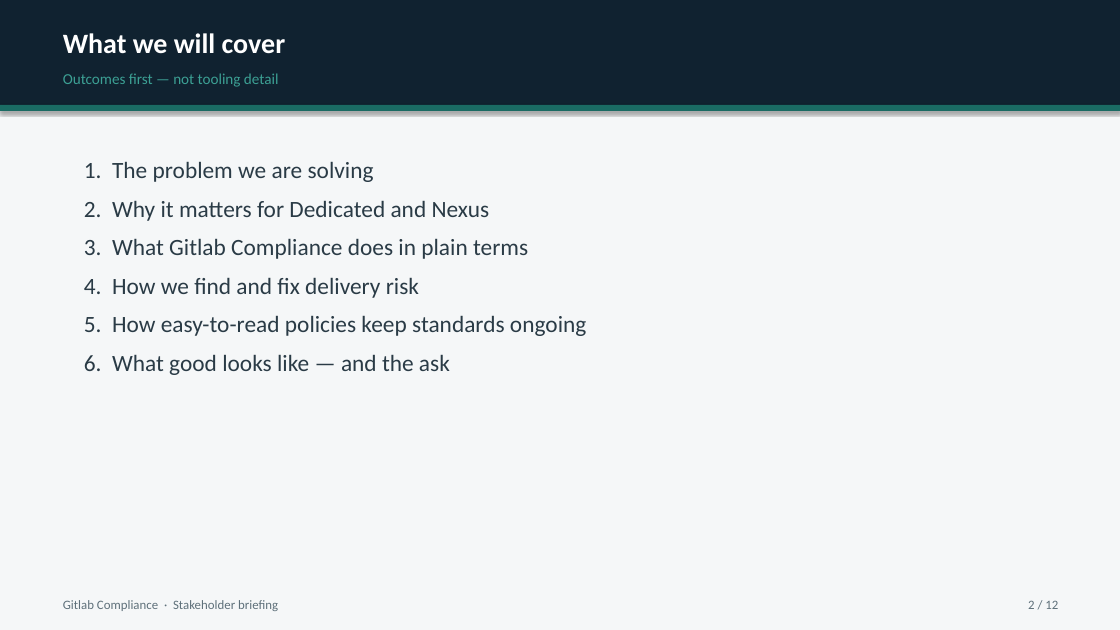
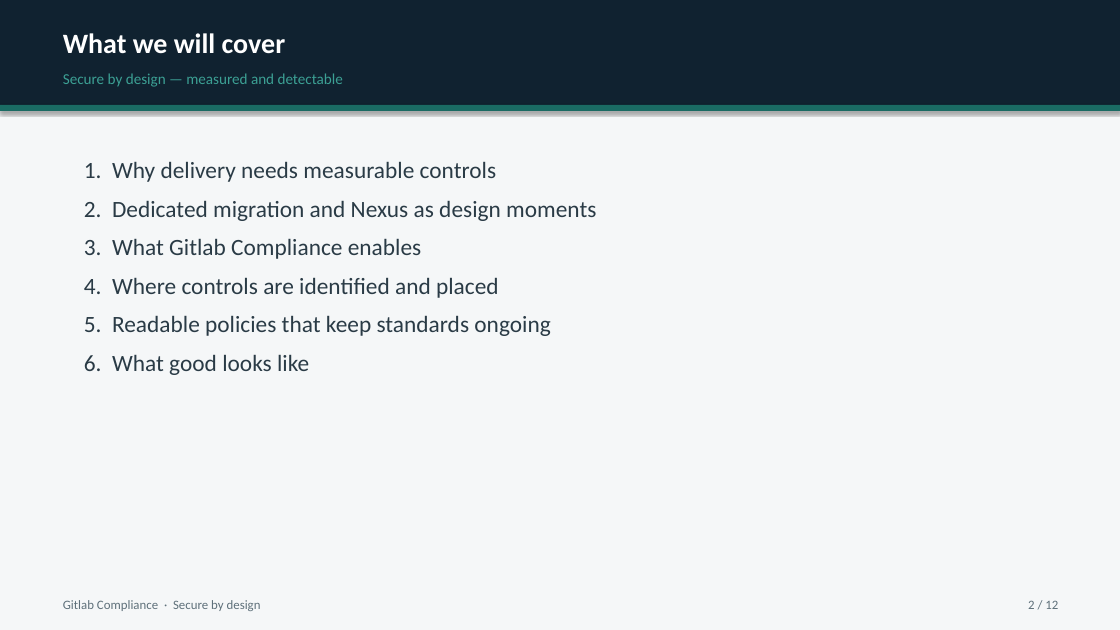
Before and after one commit to MaturityBuilder/gitlab-compliance, a slide deck: slide 2 of docs/presentations/gitlab-compliance-stakeholder-briefing.pptx. Drawn at 1120x630 pixels with LibreOffice and Linux fonts; fonts in the diff are those of the drawing. Boxes give left, top, right and bottom in pixels: in the first picture for what was removed or moved away, otherwise in the second. Text is boxed around its words. In the diff, an @@ line names an element or a change of style, - is before the commit and + after.

```diff
--- a/docs/presentations/gitlab-compliance-stakeholder-briefing.pptx
+++ b/docs/presentations/gitlab-compliance-stakeholder-briefing.pptx
@@ text at (63,73,343,87): text changed @@
-Outcomes first — not tooling detail
+Secure by design — measured and detectable
@@ text at (84,161,596,375): text changed @@
-1. The problem we are solving
-2. Why it matters for Dedicated and Nexus
-3. What Gitlab Compliance does in plain terms
-4. How we find and fix delivery risk
-5. How easy-to-read policies keep standards ongoing
-6. What good looks like — and the ask
+1. Why delivery needs measurable controls
+2. Dedicated migration and Nexus as design moments
+3. What Gitlab Compliance enables
+4. Where controls are identified and placed
+5. Readable policies that keep standards ongoing
+6. What good looks like
@@ text at (63,600,261,611): text changed @@
-Gitlab Compliance · Stakeholder briefing
+Gitlab Compliance · Secure by design
```
Also in this commit, not shown: 9 other slides changed, 2 slides added, 2 slides removed, 2 other files.
